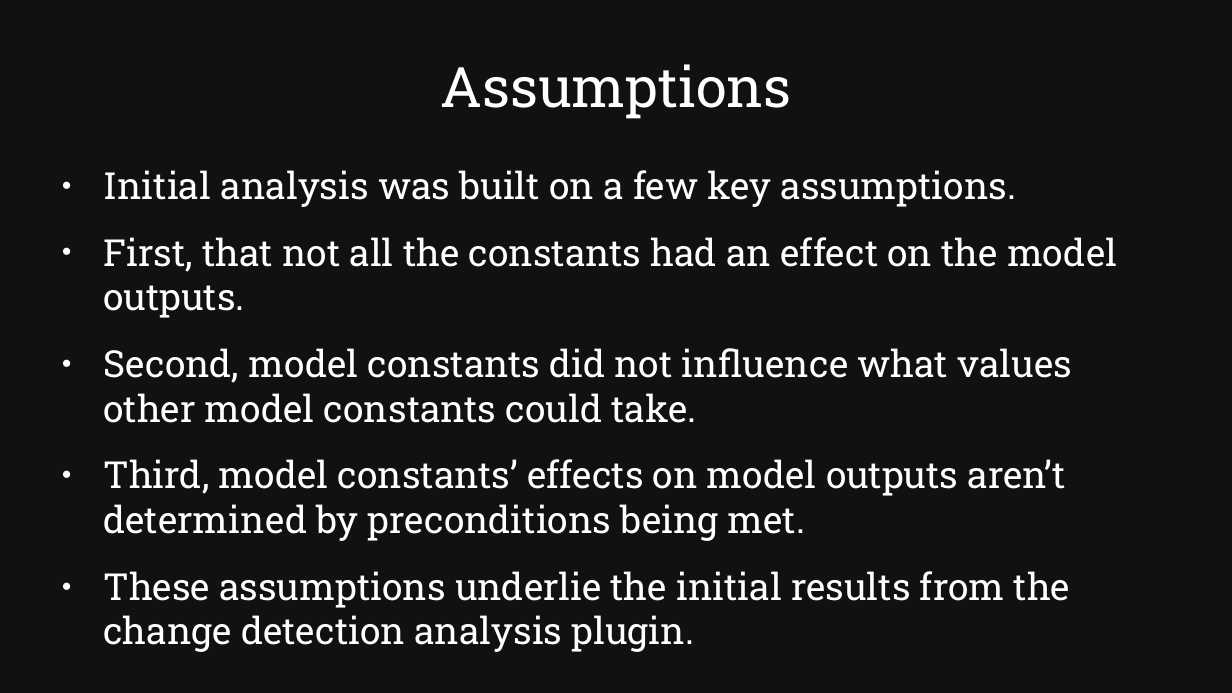
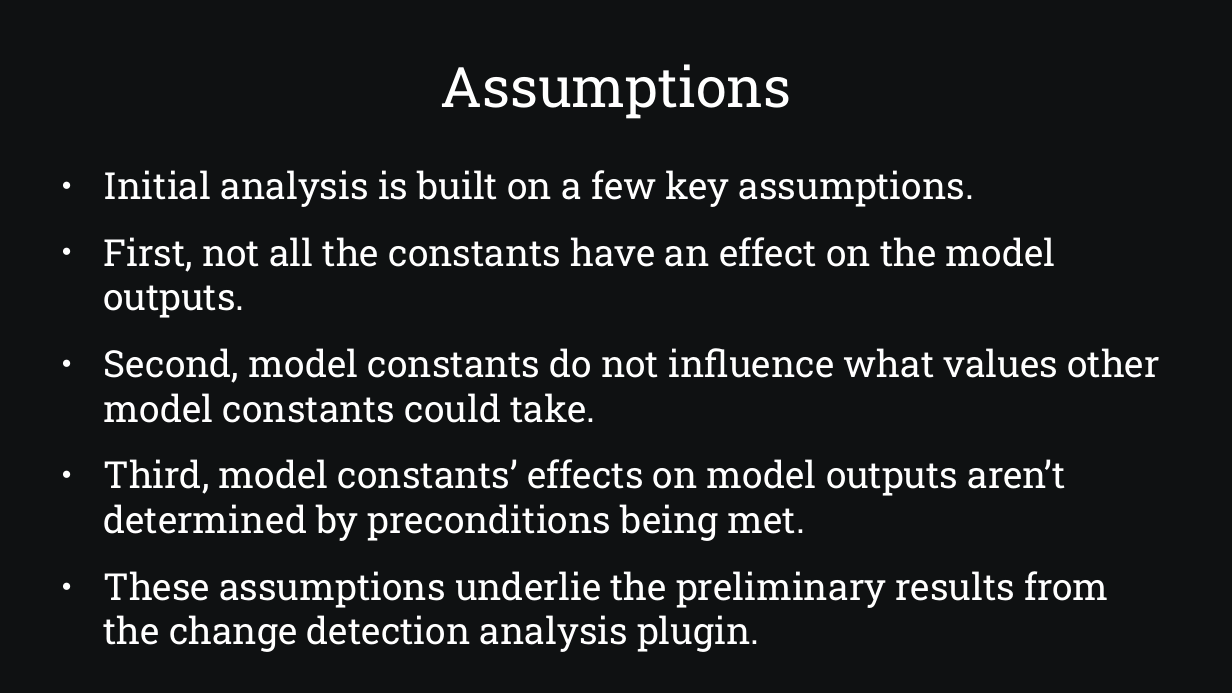
Before and after one commit to SamAllen06/lake_temp_work, a slide deck: slide 5 of documentation/for_collaborators/AnalysisOverview.pptx (slide 3 before the commit). Drawn at 1232x693 pixels with LibreOffice and Linux fonts; fonts in the diff are those of the drawing. Boxes give left, top, right and bottom in pixels: in the first picture for what was removed or moved away, otherwise in the second. Text is boxed around its words. In the diff, an @@ line names an element or a change of style, - is before the commit and + after.

```diff
--- a/documentation/for_collaborators/AnalysisOverview.pptx
+++ b/documentation/for_collaborators/AnalysisOverview.pptx
@@ text at bbox=[104, 170, 1160, 423]: text changed @@
-● Initial analysis was built on a few key assumptions.
-● First, that not all the constants had an effect on the model outputs.
-● Second, model constants did not influence what values other model constants could take.
+● Initial analysis is built on a few key assumptions.
+● First, not all the constants have an effect on the model outputs.
+● Second, model constants do not influence what values other model constants could take.
@@ text at bbox=[104, 571, 1109, 652]: text changed @@
-● These assumptions underlie the initial results from the change detection analysis plugin.
+● These assumptions underlie the preliminary results from the change detection analysis plugin.
```
Also in this commit, not shown: 27 other slides changed, 4 slides added, 1 slide removed, 1 other file.
